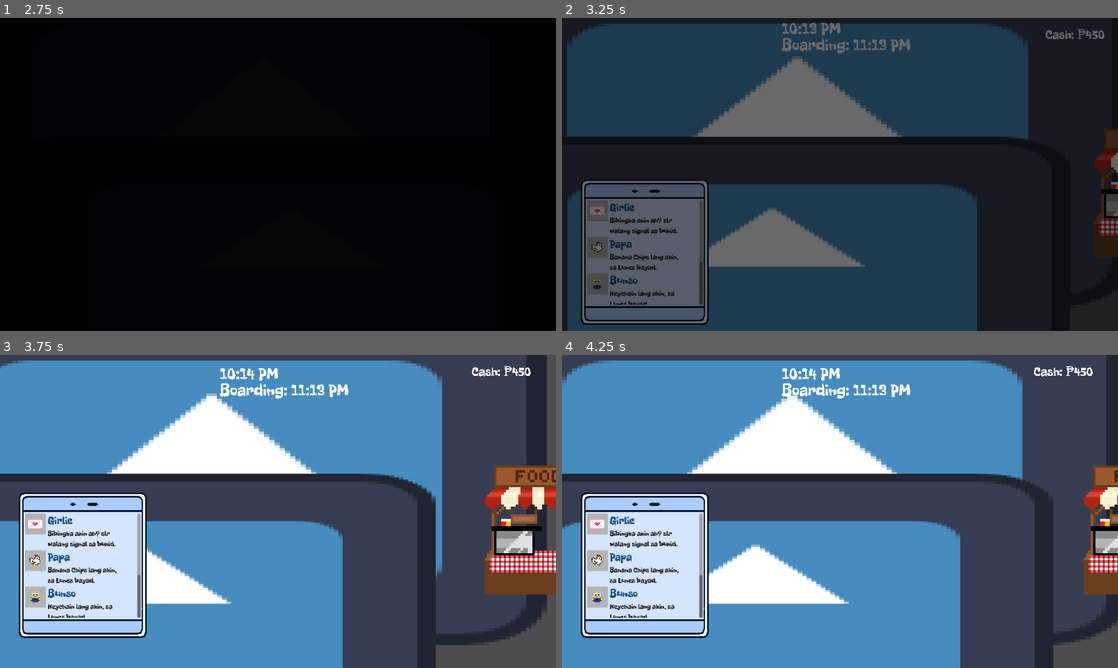
Above: before the commit, frames 1-4 (two rows, left to right).
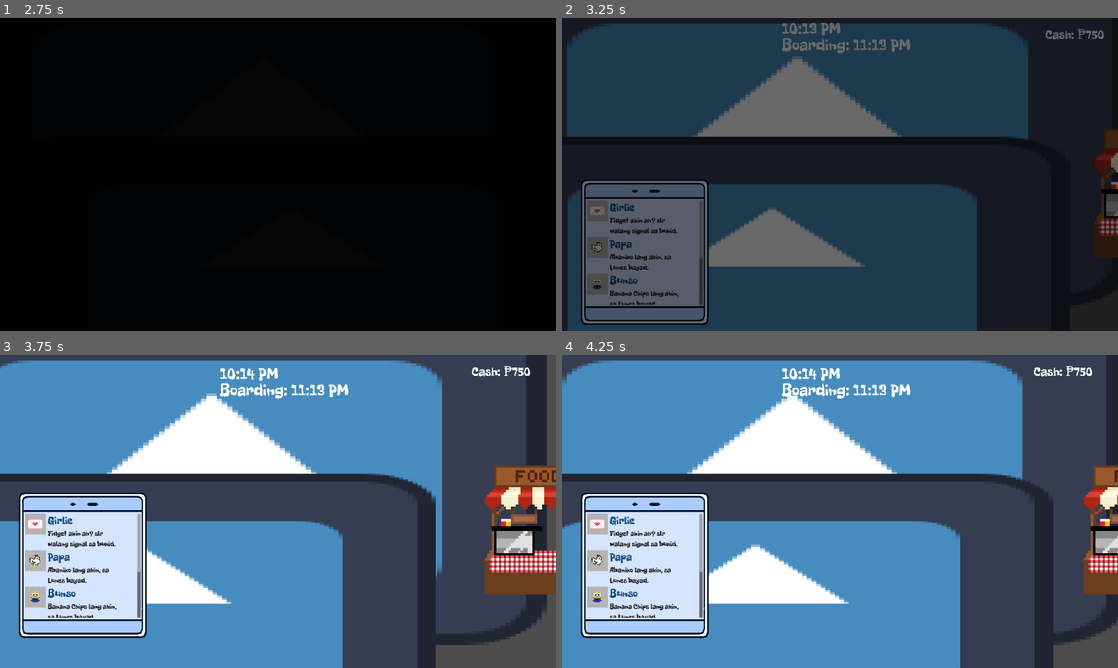
Above: after the commit, the same moments.

Repository: Ronbc779/Game-Jam
Game: Godot game, scene res://scenes/menu.tscn
Same seed, same stepped clock (60 frames per second), same inputs: the game is played once before the commit and once after it. The engine's default icon, where the game draws it, is replaced by a stand-in: a white triangle on a blue panel in a dark square.
Inputs:
- Up to frame 1 (2.75 s): click "START" at 0.5 s; click "START" at 1.25 s; hold D (right) from 2.03 s (still down); hold E (interact) from 2.03 s (still down)
- Up to frame 2 (3.25 s): keep holding D (right); tap Enter at 2.75 s; release E (interact) at 2.78 s; tap Ctrl (sprint) at 2.85 s
- Up to frame 3 (3.75 s): release D (right) at 3.53 s; hold A (left) from 3.53 s (still down); hold E (interact) from 3.53 s (still down)
- Up to frame 4 (4.25 s): keep holding A (left); keep holding E (interact)

Frame 1 is identical in both runs. In frame 2, 0.5% of the frame differs, in the area x 8-98%, y 4-92%; in frame 3, 0.6%, in the area x 8-96%, y 3-84%; in frame 4, 0.6%.

Commit message:
added items and messages

Diff:
--- a/scripts/ShopManager.gd
+++ b/scripts/ShopManager.gd
@@ -12,6 +12,9 @@
 			{"name": "Cooking Set", "price": 200, "texture": preload("res://assets/images/toys/cooking_set.png")},
 			{"name": "Kite", "price": 90, "texture": preload("res://assets/images/toys/kite.png")},
 			{"name": "Sungka", "price": 250, "texture": preload("res://assets/images/toys/sungka.png")},
+			{"name": "Lego", "price": 275, "texture": preload("res://assets/images/toys/lego_blocks.png")},
+			{"name": "Fidget", "price": 90, "texture": preload("res://assets/images/toys/fidget.png")},
+			{"name": "Hirono", "price": 400, "texture": preload("res://assets/images/toys/hirono.png")},
 			{"name": "Teddy Bear", "price": 300, "texture": preload("res://assets/images/toys/teddy_bear.png")},
 		]
 	},
@@ -30,7 +33,10 @@
 		"items": [
 			{"name": "Polvoron",  "price": 30, "texture": preload("res://assets/images/food/polvoron.png")},
 			{"name": "Chicharon",  "price": 50, "texture": preload("res://assets/images/food/chicharon.png")},
-			{"name": "Dried Mangoes", "price": 120, "texture": preload("res://assets/images/food/dried mango.png")},
+			{"name": "Hopia",  "price": 70, "texture": preload("res://assets/images/food/hopia.png")},
+			{"name": "Otap",  "price": 40, "texture": preload("res://assets/images/food/otap.png")},
+			{"name": "Pichi Pichi",  "price": 155, "texture": preload("res://assets/images/food/pichi_pichi.png")},
+			{"name": "Crinkles",  "price": 80, "texture": preload("res://assets/images/food/crinkles.png")},
 			{"name": "Mani", "price": 25, "texture": preload("res://assets/images/food/mani.png")},
 			{"name": "Suman", "price": 35, "texture": preload("res://assets/images/food/suman.png")},
 			{"name": "Biscocho", "price": 40, "texture": preload("res://assets/images/food/biscocho.png")},
@@ -39,6 +45,7 @@
 			{"name": "Buko Pie", "price": 180, "texture": preload("res://assets/images/food/buko_pie.png")},
 			{"name": "Pastillas", "price": 65, "texture": preload("res://assets/images/food/pastillas.png")},
 			{"name": "Puto", "price": 55, "texture": preload("res://assets/images/food/puto.png")},
+			{"name": "Dried Mangoes", "price": 120, "texture": preload("res://assets/images/food/dried mango.png")},
 		]
 	},
 }
@@ -73,6 +80,10 @@
 	{"type": "item", "value": "Buko Pie"},
 	{"type": "item", "value": "Pastillas"},
 	{"type": "item", "value": "Puto"},
+	{"type": "item", "value": "Hopia"},
+	{"type": "item", "value": "Otap"},
+	{"type": "item", "value": "Pichi Pichi"},
+	{"type": "item", "value": "Crinkles"},
 	#toy
 	{"type": "item", "value": "Trumpo"},
 	{"type": "item", "value": "Yoyo"},
@@ -82,6 +93,9 @@
 	{"type": "item", "value": "Kite"},
 	{"type": "item", "value": "Sungka"},
 	{"type": "item", "value": "Teddy Bear"},
+	{"type": "item", "value": "Lego"},
+	{"type": "item", "value": "Hirono"},
+	{"type": "item", "value": "Fidget"},
 	#souvenir
 	{"type": "item", "value": "Abaniko"},
 	{"type": "item", "value": "Bag"},
